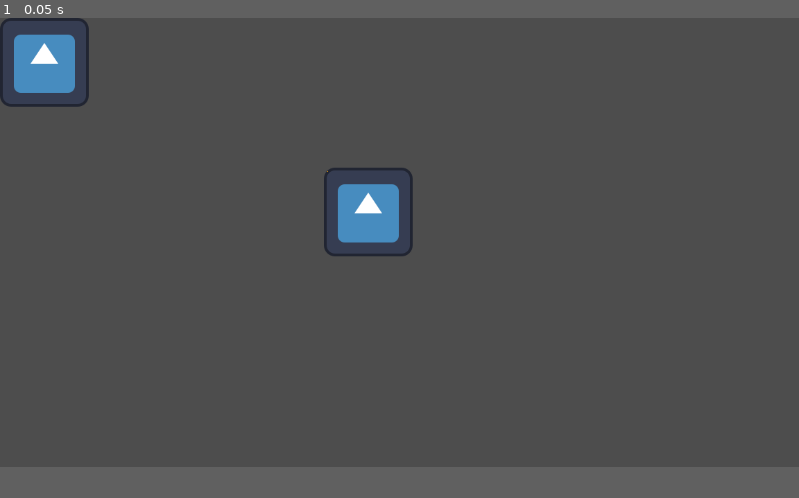
Above: before the commit, frame 1.
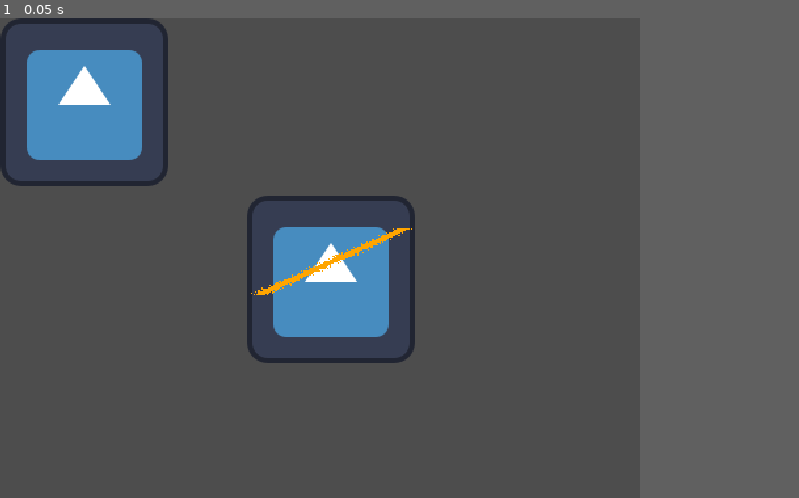
Above: after the commit, the same moment.

Repository: NoelKTheBest/renew-pants
Game: Godot game, scene res://test_scene_01.tscn
The game is run twice, just before and just after one commit, with the same random seed, the same clock (stepped at 60 frames per second) and the same inputs. The engine's default icon, where the game draws it, is replaced by a stand-in: a white triangle on a blue panel in a dark square.
Inputs:
- Up to frame 1 (0.05 s): no input
In our replay, the window is 799x449 before the commit and 640x480 after it. These sizes can differ from the game's own. Grey fills any space a smaller window leaves; there, only what the larger window draws over its background counts as a difference.

The runs differ from the first frame. In frame 1, 8.8% of the frame differs, in the area x 0-52%, y 0-72%.

Commit message:
Add width to line creation function

Diff:
--- a/renew-your-clothes/add_image.gd
+++ b/renew-your-clothes/add_image.gd
@@ -1,4 +1,6 @@
 extends Node2D
+
+@export var width : int
 
 @export var texture : Texture2D:
 	set(value):
@@ -12,19 +14,28 @@
 # Called when the node enters the scene tree for the first time.
 func _ready() -> void:
 	var image: Image = texture.get_image()
-	var start_point = Vector2i(5,5)
-	var end_point = Vector2i(10, 13)
+	print(image.get_pixelv(Vector2i(0, 0)).a)
+	print(image.get_pixelv(Vector2i(5, 5)).a)
+	var start_point = Vector2(10,75)
+	var end_point = Vector2(120, 25)
 	var m = (end_point.y - start_point.y) / (end_point.x - start_point.x)
 	var b = start_point.y - m * start_point.x
 	var range = end_point.x - start_point.x
 
-	var array = PackedVector2Array([start_point])
-	for i in range(start_point.x, range):
-		array.append(Vector2i(i, m * i + b))
+	var array_main = PackedVector2Array([])
+	for i in range(start_point.x, end_point.x):
+		array_main.append(Vector2i(i, m * i + b))
 
-	for vector in array:
-		#var ivector = Vector2i(vector)
+	for vector in array_main:
+		var randnum = 0.0
 		image.set_pixel(vector.x, vector.y, Color.ORANGE)
+		for i in range(1, width):
+			randnum = 1.0 / i if i > 3 else 1.0
+			if randf() < randnum:
+				if image.get_pixelv(Vector2i(vector.x + i, vector.y)).a == 1:
+					image.set_pixel(vector.x + i, vector.y, Color.ORANGE)
+				if image.get_pixelv(Vector2i(vector.x - i, vector.y)).a == 1:
+					image.set_pixel(vector.x - i, vector.y, Color.ORANGE)
 
 	#image.flip_y()
 	var new_texture = ImageTexture.create_from_image(image)
--- a/renew-your-clothes/project.godot
+++ b/renew-your-clothes/project.godot
@@ -15,6 +15,13 @@
 config/features=PackedStringArray("4.3", "GL Compatibility")
 config/icon="res://icon.svg"
 
+[display]
+
+window/size/viewport_width=640
+window/size/viewport_height=480
+window/stretch/mode="viewport"
+window/stretch/scale=1.31
+
 [rendering]
 
 renderer/rendering_method="gl_compatibility"
--- a/renew-your-clothes/test_scene_01.tscn
+++ b/renew-your-clothes/test_scene_01.tscn
@@ -7,7 +7,8 @@
 
 [node name="Node2D" type="Node2D" parent="."]
 script = ExtResource("1_popo1")
+width = 9
 texture = ExtResource("2_mq7rv")
 
 [node name="Sprite2D" type="Sprite2D" parent="Node2D"]
-position = Vector2(531, 280)
+position = Vector2(252, 199)
